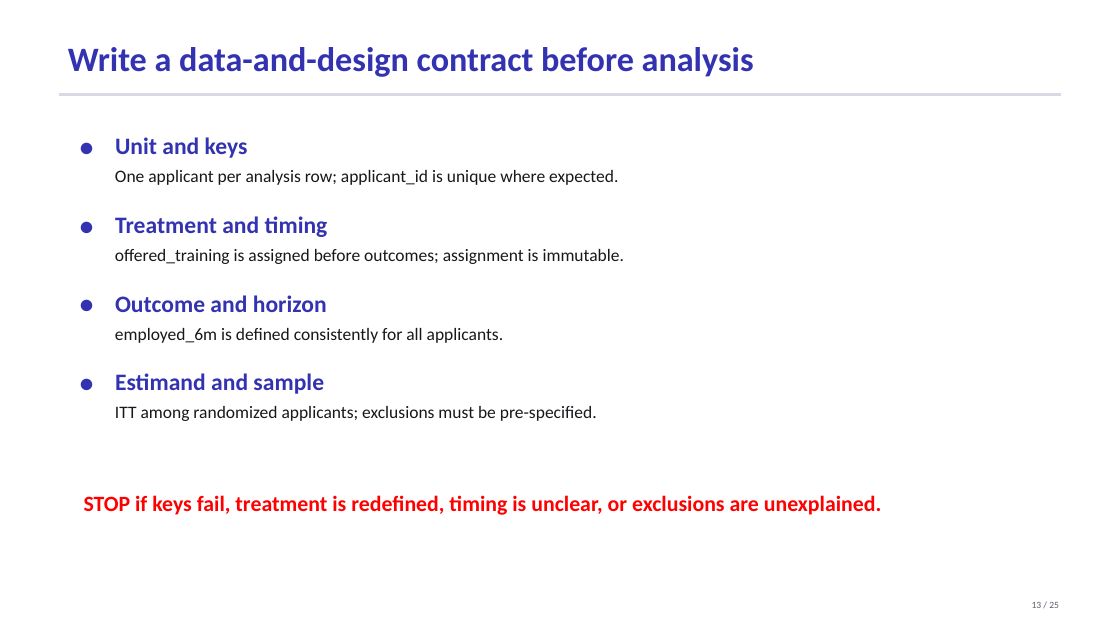
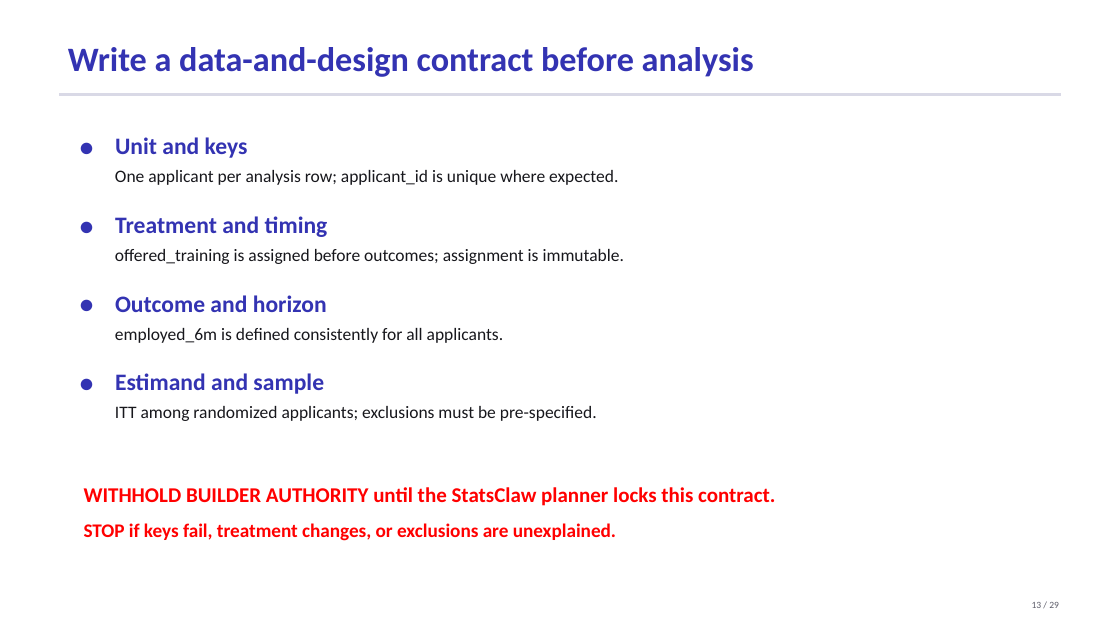
Before and after one commit to kprinceing/workspace, a slide deck: slide 13 of summer school/afternoon_lab/afternoon_statsclaw_git_lab.pptx. Drawn at 1120x630 pixels with LibreOffice and Linux fonts; fonts in the diff are those of the drawing. Boxes give left, top, right and bottom in pixels: in the first picture for what was removed or moved away, otherwise in the second. Text is boxed around its words. In the diff, an @@ line names an element or a change of style, - is before the commit and + after.

Commit message:
Add expected outputs and StatsClaw workflow charts

```diff
--- a/summer school/afternoon_lab/afternoon_statsclaw_git_lab.pptx
+++ b/summer school/afternoon_lab/afternoon_statsclaw_git_lab.pptx
@@ text added at (84,487,775,506), 18 pt, text #FF0000, bold @@
+WITHHOLD BUILDER AUTHORITY until the StatsClaw planner locks this contract.
@@ text at (84,523,616,541): text changed; size 18.8 to 16.5 pt @@
-STOP if keys fail, treatment is redefined, timing is unclear, or exclusions are unexplained.
+STOP if keys fail, treatment changes, or exclusions are unexplained.
```
Also in this commit, not shown: 20 other slides changed, 8 slides added, 4 slides removed.
